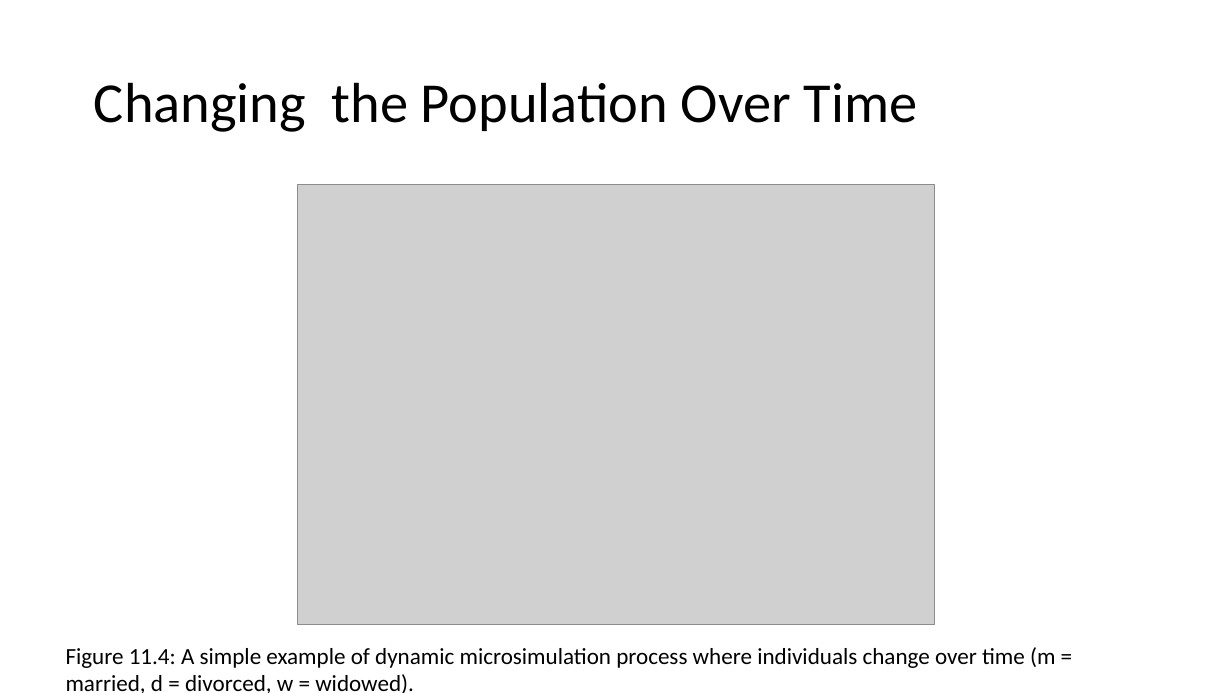
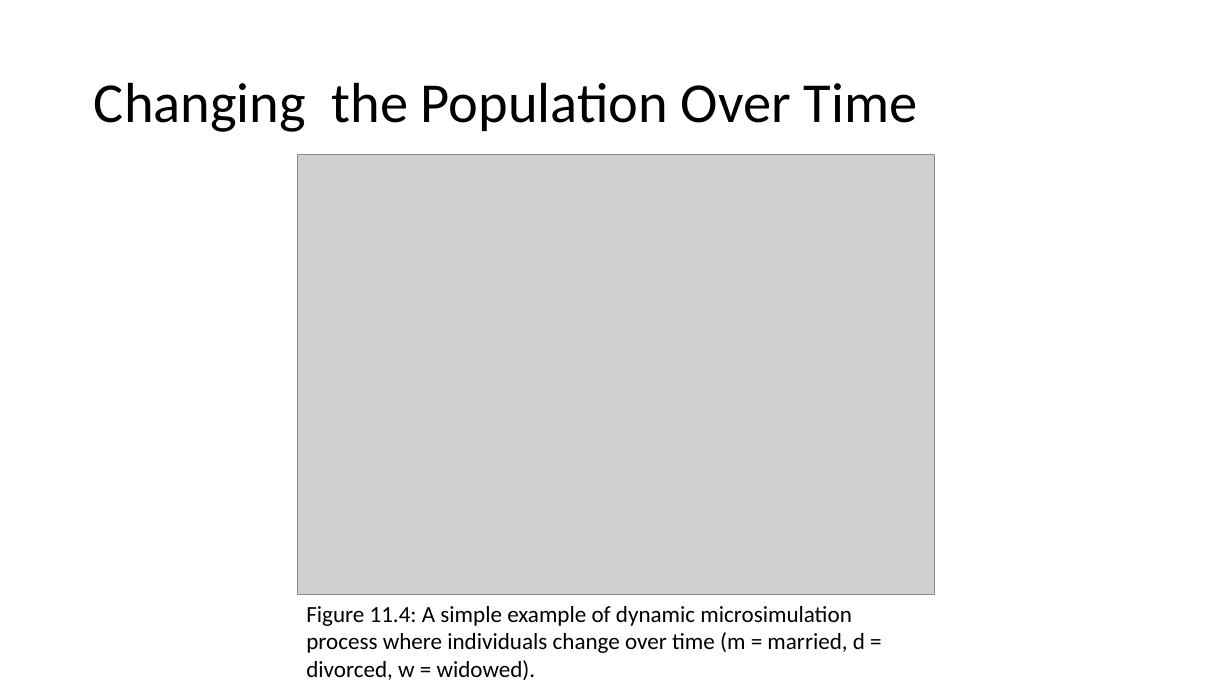
Before and after one commit to abmgis/abmgis, a slide deck: slide 13 of Chapter11-AlternativeModellingApproaches/Chapter11.pptx (slide 11 before the commit). Drawn at 1232x693 pixels with LibreOffice and Linux fonts; fonts in the diff are those of the drawing; grey boxes stand for pictures. Boxes give left, top, right and bottom in pixels: in the first picture for what was removed or moved away, otherwise in the second. Text is boxed around its words. In the diff, an @@ line names an element or a change of style, - is before the commit and + after.

```diff
--- a/Chapter11-AlternativeModellingApproaches/Chapter11.pptx
+++ b/Chapter11-AlternativeModellingApproaches/Chapter11.pptx
@@ picture moved from (x1=298, y1=185, x2=935, y2=625) to (x1=298, y1=155, x2=935, y2=595) @@
@@ text "Figure 11.4: A simple example ..." rewrapped from (x1=66, y1=647, x2=1055, y2=693) to (x1=306, y1=606, x2=865, y2=680) @@
```
Also in this commit, not shown: 10 other slides changed, 5 slides added, 2 slides removed.
